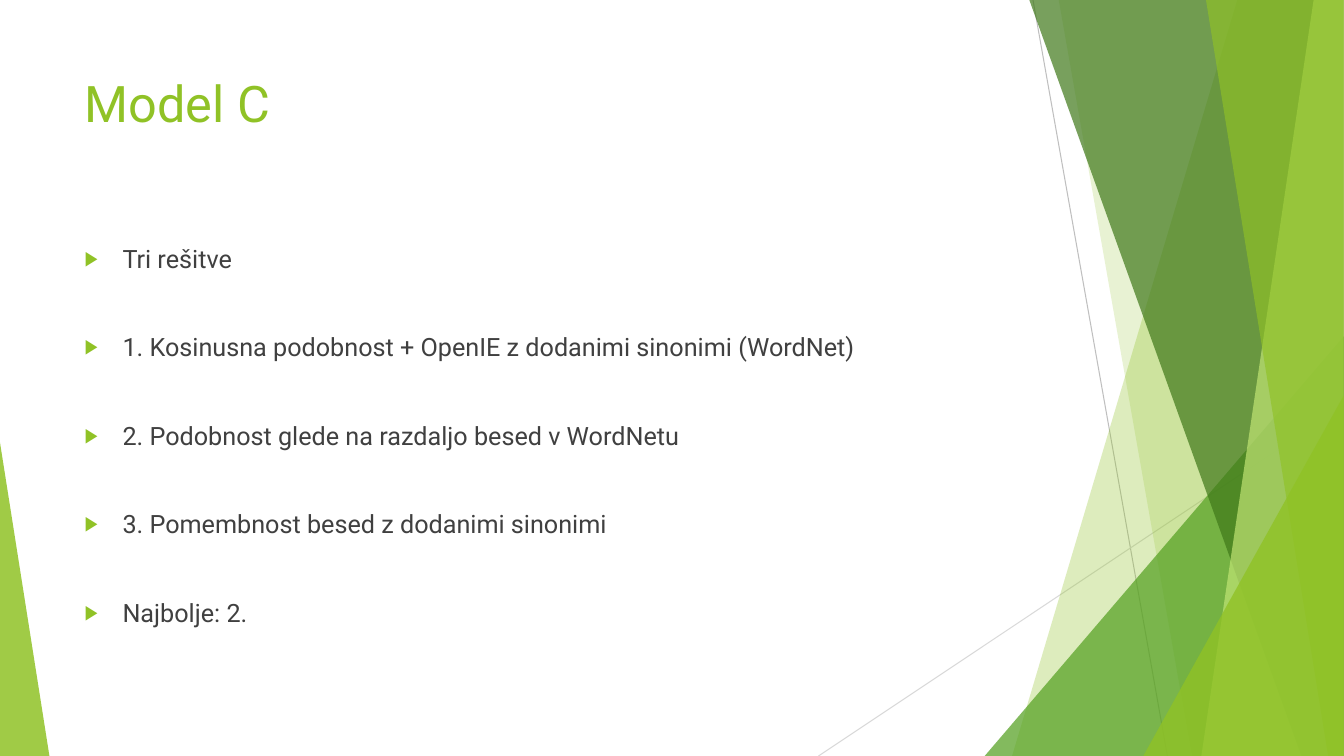
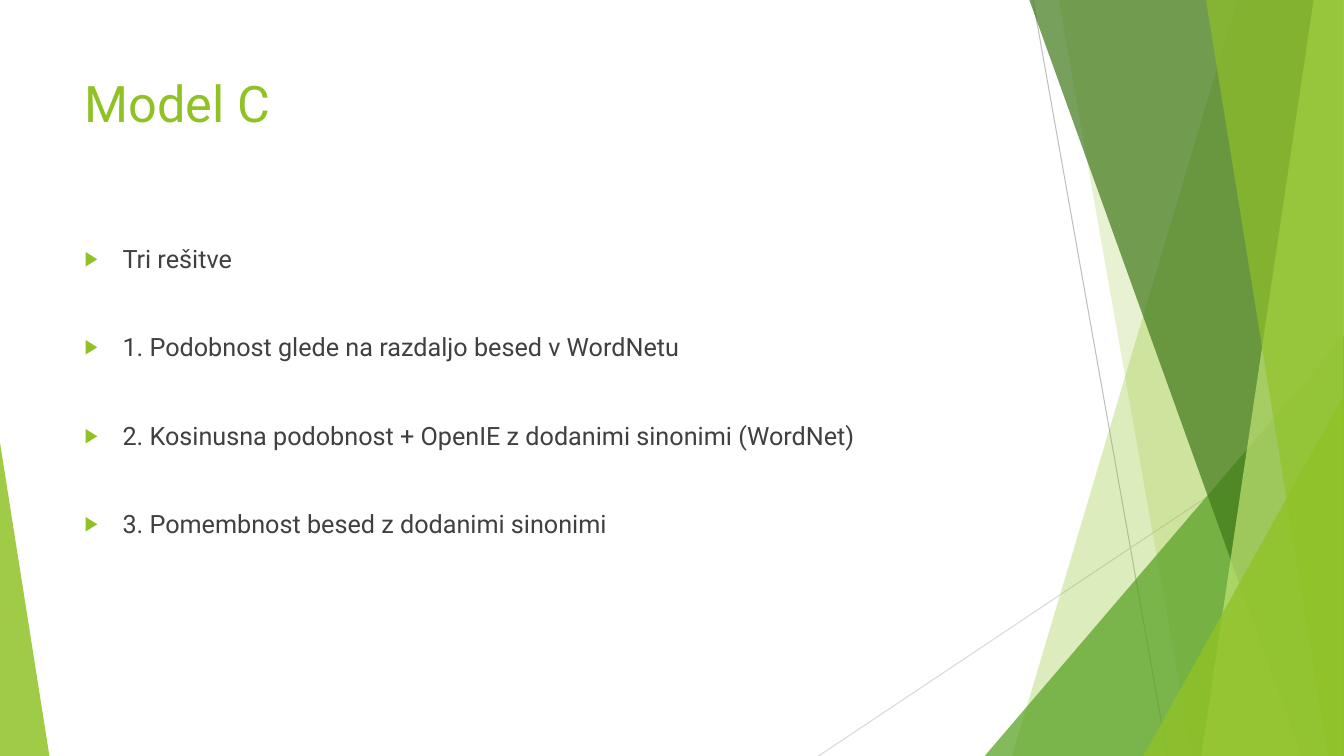
Before and after one commit to venom1270/onj-seminar2, a slide deck: slide 6 of presentation.pptx (slide 5 before the commit). Drawn at 1344x756 pixels with LibreOffice and Linux fonts; fonts in the diff are those of the drawing. Boxes give left, top, right and bottom in pixels: in the first picture for what was removed or moved away, otherwise in the second. Text is boxed around its words. In the diff, an @@ line names an element or a change of style, - is before the commit and + after.

Commit message:
Updated server model parameters, updated presentation

```diff
--- a/presentation.pptx
+++ b/presentation.pptx
@@ text at bbox=[123, 337, 854, 451]: text changed @@
-▶ 1. Kosinusna podobnost + OpenIE z dodanimi sinonimi (WordNet)
-▶ 2. Podobnost glede na razdaljo besed v WordNetu
+▶ 1. Podobnost glede na razdaljo besed v WordNetu
+▶ 2. Kosinusna podobnost + OpenIE z dodanimi sinonimi (WordNet)
@@ text at bbox=[123, 603, 248, 628]: paragraph removed @@
-▶ Najbolje: 2.
```
Also in this commit, not shown: 3 other slides changed, 5 slides added, 3 other files.
